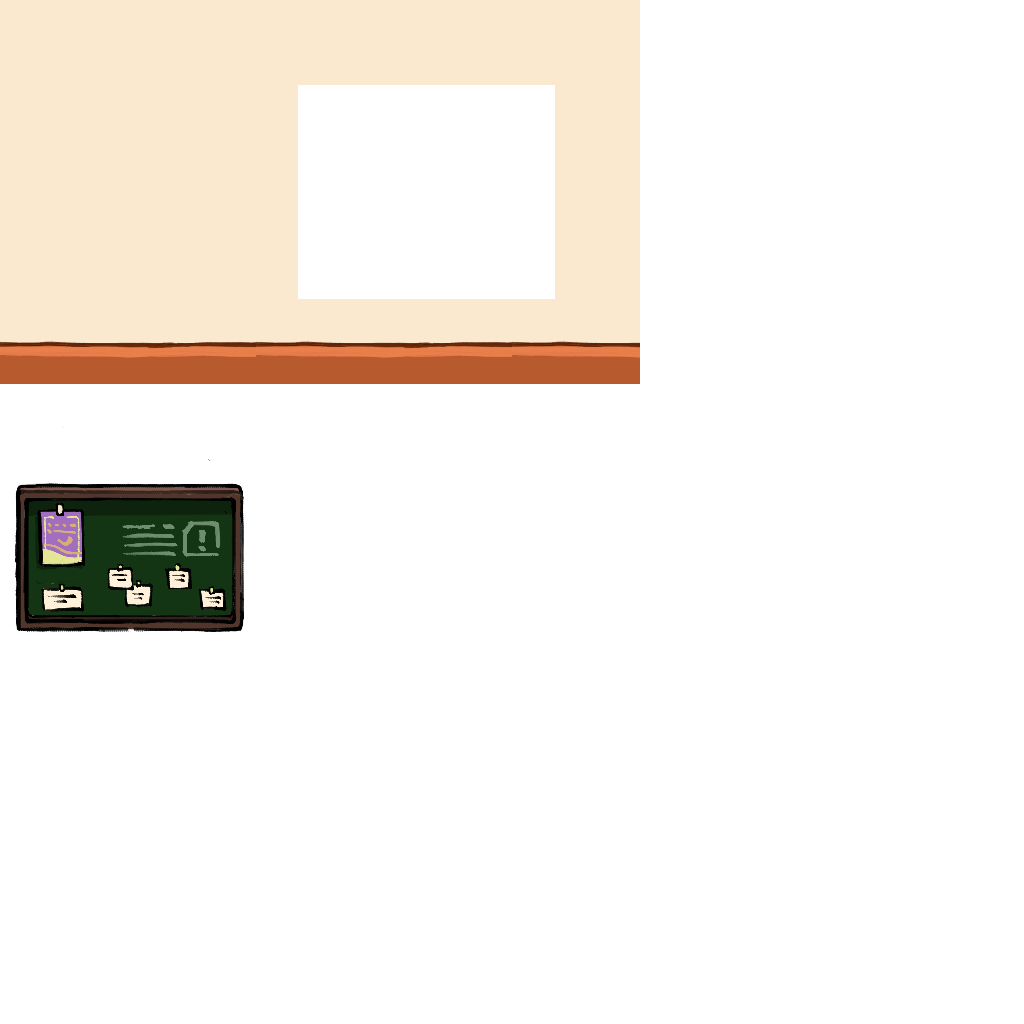
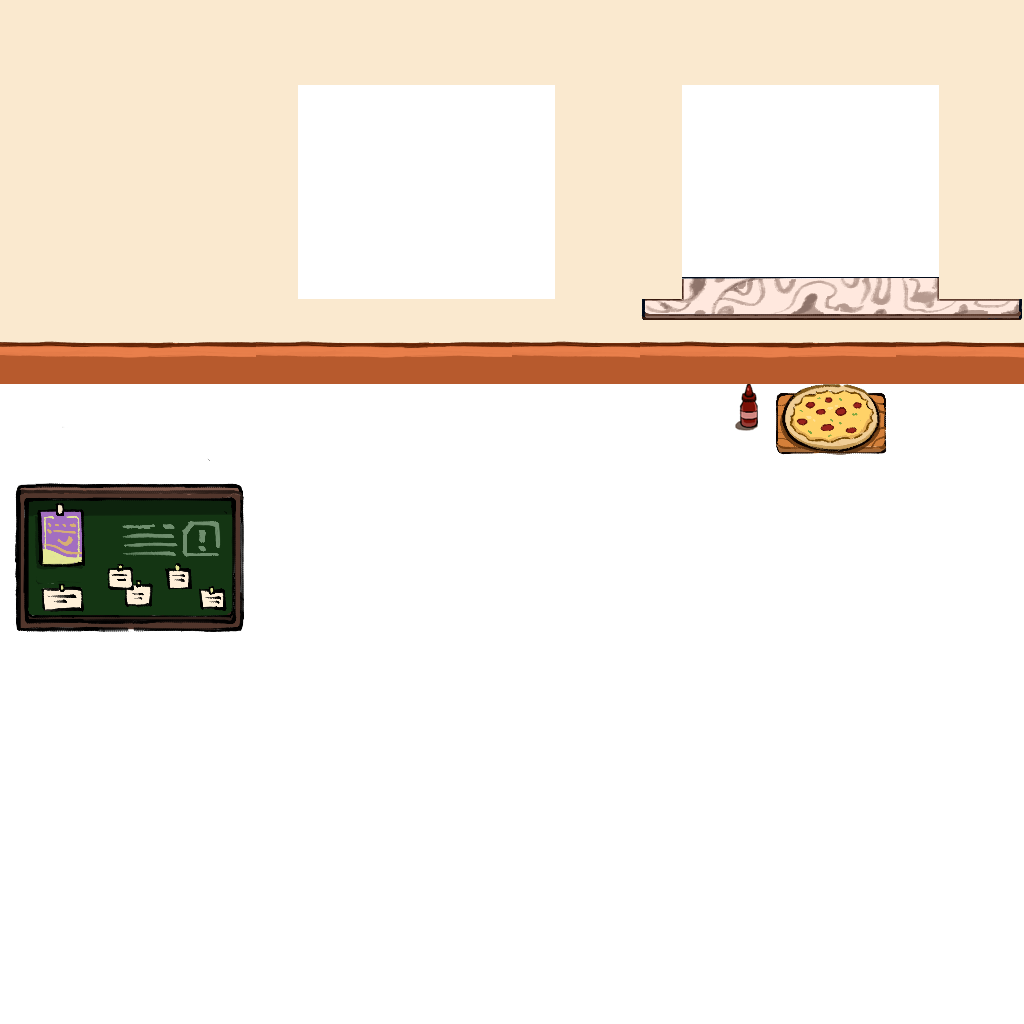
Layered file, before and after one edit (w=1024, h=1024). Changes by layer:
added layer "Layer 8" above "Layer 9" over [682, 279, 683, 309]
added layer "Layer 9" above "Layer 10" over [683, 279, 684, 302]
added layer "Layer 10" above "Layer 11" over [645, 299, 702, 301]
added layer "Layer 11" above "Layer 14" over [936, 299, 1019, 301]
added layer "Layer 14" above "Layer 13" over [776, 384, 887, 455]
added layer "Layer 13" above "Layer 12" over [735, 384, 758, 431]
added layer "Layer 12" above "Bancada" over [937, 278, 939, 304]
added layer "Bancada" above "Layer 7" over [641, 277, 1022, 320]
added layer "Layer 7" above "Layer 6" over [640, 0, 896, 384]
added layer "Layer 6" above "Layer 4" over [896, 0, 1024, 384]
